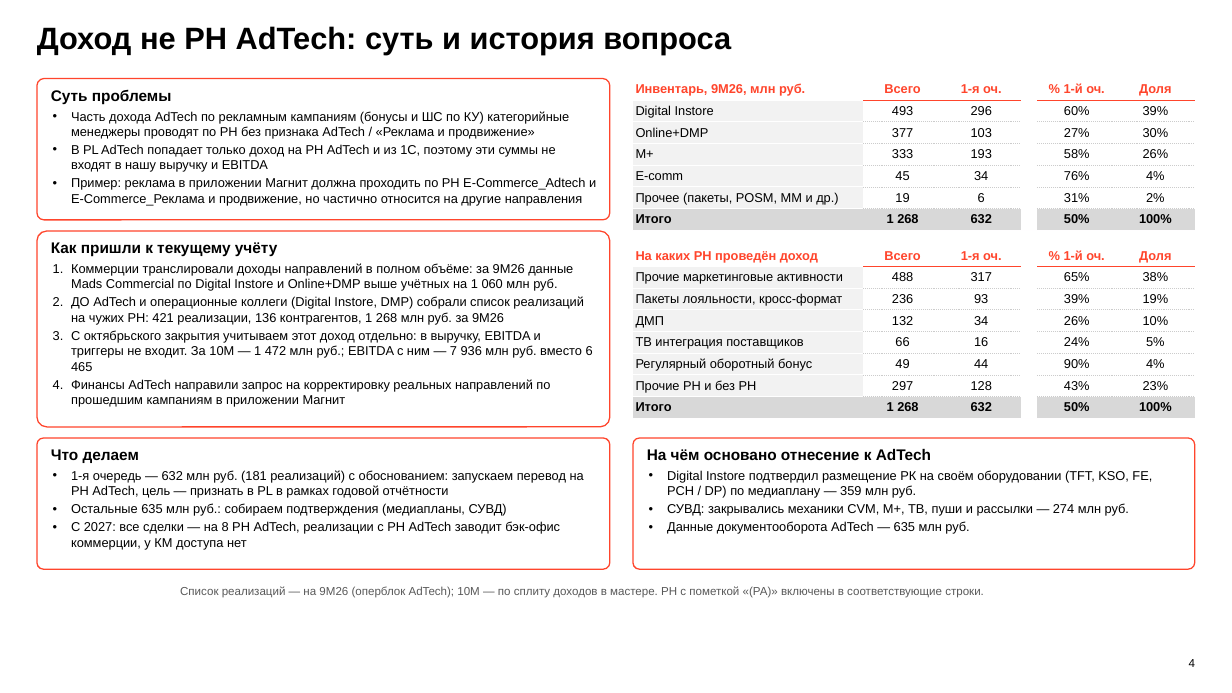
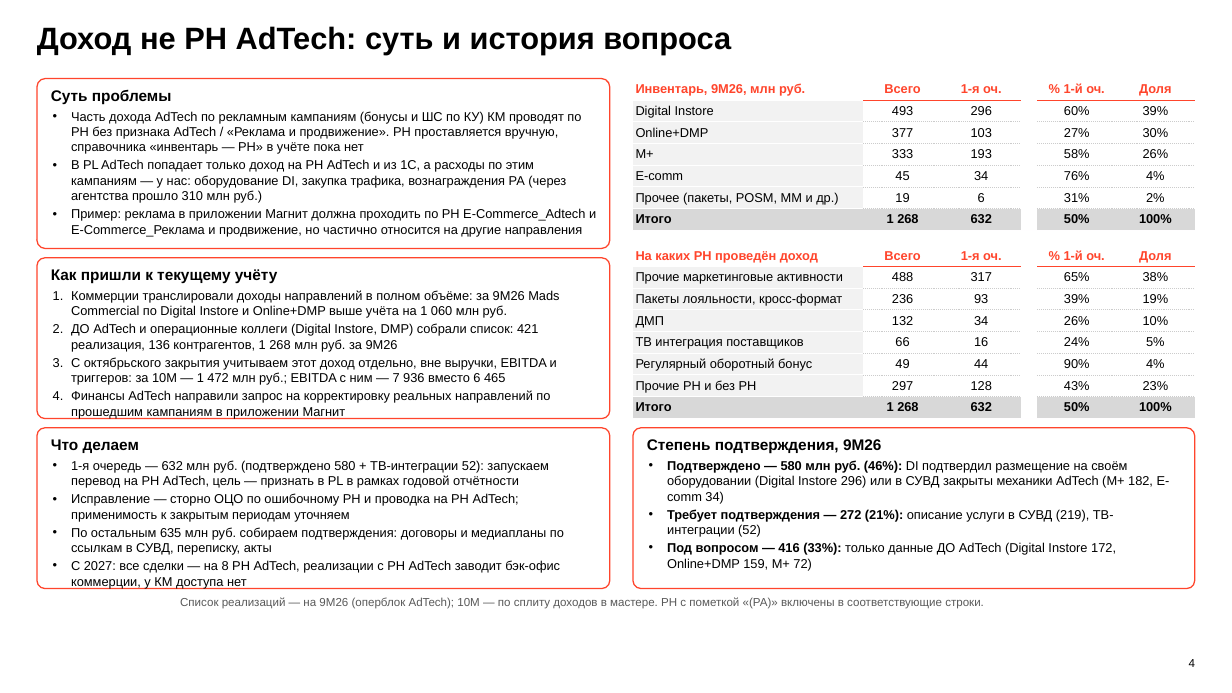
Before and after one commit to DenisMagnit/1, a slide deck: slide 4 of AdTech_MBR_Oct_2026.pptx. Drawn at 1232x693 pixels with LibreOffice and Linux fonts; fonts in the diff are those of the drawing; background and template pictures are left out. Boxes give left, top, right and bottom in pixels: in the first picture for what was removed or moved away, otherwise in the second. Text is boxed around its words. In the diff, an @@ line names an element or a change of style, - is before the commit and + after.

```diff
--- a/AdTech_MBR_Oct_2026.pptx
+++ b/AdTech_MBR_Oct_2026.pptx
@@ rounded rectangle: place and size @@
-rounded rectangle at (37, 79, 610, 220)
+rounded rectangle at (37, 79, 610, 249)
@@ text at (71, 111, 581, 203): text changed @@
-• Часть дохода AdTech по рекламным кампаниям (бонусы и ШС по КУ) категорийные менеджеры проводят по РН без признака AdTech / «Реклама и продвижение»
-• В PL AdTech попадает только доход на РН AdTech и из 1С, поэтому эти суммы не входят в нашу выручку и EBITDA
+• Часть дохода AdTech по рекламным кампаниям (бонусы и ШС по КУ) КМ проводят по РН без признака AdTech / «Реклама и продвижение». РН проставляется вручную, справочника «инвентарь — РН» в учёте пока нет
+• В PL AdTech попадает только доход на РН AdTech и из 1С, а расходы по этим кампаниям — у нас: оборудование DI, закупка трафика, вознаграждения РА (через агентства прошло 310 млн руб.)
@@ rounded rectangle: place and size @@
-rounded rectangle at (37, 231, 610, 427)
+rounded rectangle at (37, 258, 610, 419)
@@ text "Как пришли к текущему учёту": place and size @@
-text "Как пришли к текущему учёту" at (51, 242, 593, 407)
+text "Как пришли к текущему учёту" at (51, 269, 559, 418)
@@ text at (71, 290, 559, 385): text changed @@
-1. Коммерции транслировали доходы направлений в полном объёме: за 9М26 данные Mads Commercial по Digital Instore и Online+DMP выше учётных на 1 060 млн руб.
-2. ДО AdTech и операционные коллеги (Digital Instore, DMP) собрали список реализаций на чужих РН: 421 реализации, 136 контрагентов, 1 268 млн руб. за 9М26
-3. С октябрьского закрытия учитываем этот доход отдельно: в выручку, EBITDA и триггеры не входит. За 10М — 1 472 млн руб.; EBITDA с ним — 7 936 млн руб. вместо 6 465
+1. Коммерции транслировали доходы направлений в полном объёме: за 9М26 Mads Commercial по Digital Instore и Online+DMP выше учёта на 1 060 млн руб.
+2. ДО AdTech и операционные коллеги (Digital Instore, DMP) собрали список: 421 реализация, 136 контрагентов, 1 268 млн руб. за 9М26
+3. С октябрьского закрытия учитываем этот доход отдельно, вне выручки, EBITDA и триггеров: за 10М — 1 472 млн руб.; EBITDA с ним — 7 936 вместо 6 465
@@ rounded rectangle: place and size @@
-rounded rectangle at (37, 438, 610, 569)
+rounded rectangle at (37, 428, 610, 589)
@@ text "Что делаем": place and size @@
-text "Что делаем" at (51, 449, 584, 550)
+text "Что делаем" at (51, 439, 564, 588)
@@ rounded rectangle: place and size @@
-rounded rectangle at (633, 438, 1195, 569)
+rounded rectangle at (633, 428, 1195, 589)
@@ text at (647, 439, 1170, 570): text changed @@
-На чём основано отнесение к AdTech
-• Digital Instore подтвердил размещение РК на своём оборудовании (TFT, KSO, FE, PCH / DP) по медиаплану — 359 млн руб.
-• СУВД: закрывались механики CVM, М+, ТВ, пуши и рассылки — 274 млн руб.
-• Данные документооборота AdTech — 635 млн руб.
+Степень подтверждения, 9М26
+• Подтверждено — 580 млн руб. (46%): DI подтвердил размещение на своём оборудовании (Digital Instore 296) или в СУВД закрыты механики AdTech (М+ 182, E-comm 34)
+• Требует подтверждения — 272 (21%): описание услуги в СУВД (219), ТВ-интеграции (52)
+• Под вопросом — 416 (33%): только данные ДО AdTech (Digital Instore 172, Online+DMP 159, М+ 72)
@@ text at (71, 460, 564, 555): text changed @@
-• 1-я очередь — 632 млн руб. (181 реализаций) с обоснованием: запускаем перевод на РН AdTech, цель — признать в PL в рамках годовой отчётности
-• Остальные 635 млн руб.: собираем подтверждения (медиапланы, СУВД)
+• 1-я очередь — 632 млн руб. (подтверждено 580 + ТВ-интеграции 52): запускаем перевод на РН AdTech, цель — признать в PL в рамках годовой отчётности
+• Исправление — сторно ОЦО по ошибочному РН и проводка на РН AdTech; применимость к закрытым периодам уточняем
+• По остальным 635 млн руб. собираем подтверждения: договоры и медиапланы по ссылкам в СУВД, переписку, акты
@@ text "Список реализаций — на 9М26 ...": place and size @@
-text "Список реализаций — на 9М26 ..." at (180, 586, 984, 598)
+text "Список реализаций — на 9М26 ..." at (180, 597, 984, 609)
```
